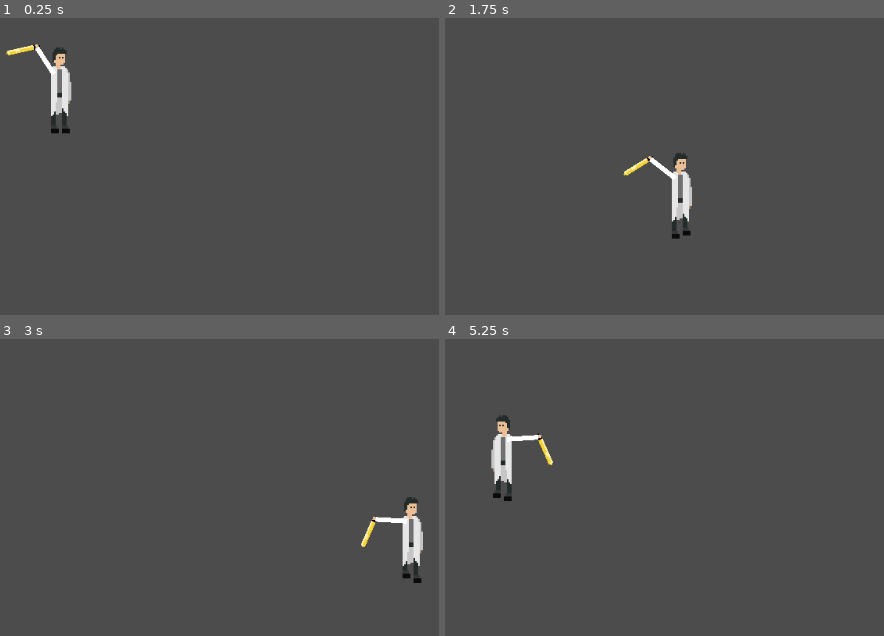
Above: before the commit, frames 1-4 (two rows, left to right).
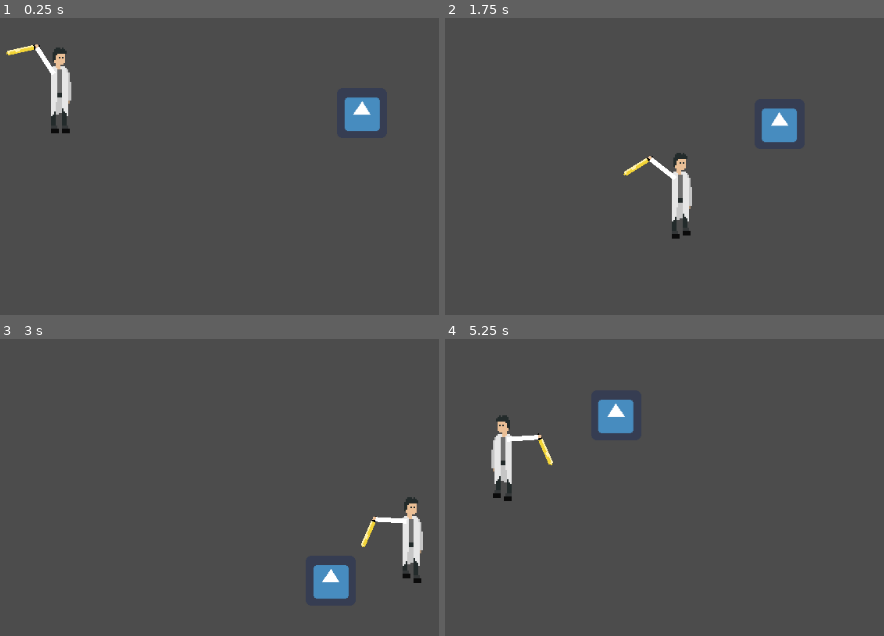
Above: after the commit, the same moments.

Repository: MarinMario/ludum-dare-46
Game: Godot game, scene res://testWorld.tscn
The game is run twice, just before and just after one commit, with the same random seed, the same clock (stepped at 60 frames per second) and the same inputs. Before the commit the project has no main scene; this scene is started directly in both runs. The engine's default icon, where the game draws it, is replaced by a stand-in: a white triangle on a blue panel in a dark square.
Inputs (mouse positions are in pixels of both pictures, inside the frame that each line leads up to):
- Up to frame 1 (0.25 s): no input
- Up to frame 2 (1.75 s): tap Enter at 0.5 s; move the mouse to (outside the picture) at 0.52 s; hold Right (ui_right) 0.53-1.28 s; move the mouse to (603, 121) at 1.27 s; hold Down (ui_down) from 1.28 s (still down)
- Up to frame 3 (3 s): move the mouse to (outside the picture) at 2.02 s; release Down (ui_down) at 2.03 s; hold Right (ui_right) 2.03-2.78 s; move the mouse to (280, 514) at 2.77 s; hold Up (ui_up) from 2.78 s (still down)
- Up to frame 4 (5.25 s): move the mouse to (outside the picture) at 3.52 s; release Up (ui_up) at 3.53 s; hold Left (ui_left) 3.53-5.03 s; move the mouse to (524, 350) at 4.27 s; move the mouse to (804, 419) at 5.02 s; hold Down (ui_down) from 5.03 s (still down)

The runs differ from the first frame. In frame 1, 0.9% of the frame differs, in the area x 78-87%, y 26-39%; in frame 2, 1.0%, in the area x 71-81%, y 30-43%; in frame 3, 0.9%; in frame 4, 1.0%.

Commit message:
feat: enemy that follows the player

Diff:
--- /dev/null
+++ b/game/enemies/enemy1/enemy1.gd
@@ -0,0 +1,51 @@
+extends KinematicBody2D
+
+onready var followPlayer = false
+var target : Node2D
+var targetPosition : Vector2
+var direction := Vector2()
+var velocity := Vector2()
+
+var shouldUpdateTargetPos = false
+
+export var speed = 250
+
+onready var anim = "idle"
+
+func _physics_process(delta):
+
+	if shouldUpdateTargetPos:
+		updateTargetPos(delta)
+	else: followPlayer = false
+
+	if followPlayer:
+		direction = (targetPosition - self.position).normalized()
+		velocity = direction * speed
+		move_and_slide(velocity)
+
+	$body/AnimatedSprite.play(anim)
+	if velocity != Vector2():
+		anim = "move"
+	else: anim = "idle"
+
+	if velocity.x < 0:
+		$body.scale.x = -1
+	elif velocity.x > 0:
+		$body.scale.x = 1
+
+func _on_detectArea_body_entered(body):
+	if body.name == "player":
+		target = body
+		shouldUpdateTargetPos = true
+
+func _on_detectArea_body_exited(body):
+	if body.name == "player":
+		shouldUpdateTargetPos = false
+
+var updateTargetTimer = 0
+func updateTargetPos(delta):
+	updateTargetTimer += delta
+	if updateTargetTimer >= 0.5:
+		followPlayer = true
+		targetPosition = target.position
+		updateTargetTimer = 0
--- /dev/null
+++ b/game/enemies/enemy1/enemy1.tscn
@@ -0,0 +1,45 @@
+[gd_scene load_steps=6 format=2]
+
+[ext_resource path="res://enemies/enemy1/enemy1.gd" type="Script" id=1]
+[ext_resource path="res://icon.png" type="Texture" id=2]
+
+[sub_resource type="RectangleShape2D" id=2]
+extents = Vector2( 34.2726, 34.3118 )
+
+[sub_resource type="SpriteFrames" id=1]
+animations = [ {
+"frames": [ ExtResource( 2 ) ],
+"loop": false,
+"name": "idle",
+"speed": 0.0
+}, {
+"frames": [ ExtResource( 2 ) ],
+"loop": true,
+"name": "move",
+"speed": 20.0
+} ]
+
+[sub_resource type="CircleShape2D" id=3]
+radius = 213.789
+
+[node name="enemy1" type="KinematicBody2D"]
+script = ExtResource( 1 )
+
+[node name="CollisionShape2D" type="CollisionShape2D" parent="."]
+shape = SubResource( 2 )
+
+[node name="body" type="Node2D" parent="."]
+
+[node name="AnimatedSprite" type="AnimatedSprite" parent="body"]
+frames = SubResource( 1 )
+animation = "move"
+
+[node name="detectArea" type="Area2D" parent="."]
+
+[node name="CollisionShape2D" type="CollisionShape2D" parent="detectArea"]
+shape = SubResource( 3 )
+
+[node name="setTargetTimer" type="Timer" parent="."]
+wait_time = 0.1
+[connection signal="body_entered" from="detectArea" to="." method="_on_detectArea_body_entered"]
+[connection signal="body_exited" from="detectArea" to="." method="_on_detectArea_body_exited"]
--- a/game/player/player.gd
+++ b/game/player/player.gd
@@ -1,8 +1,10 @@
 extends KinematicBody2D
+
+var health = 100
 
 var velocity = Vector2()
 var speed = 300
-var anim = ""
+onready var anim = "idle"
 
 func _physics_process(delta):
 	velocity = Vector2()
@@ -27,3 +29,7 @@
 		$body.scale.x = -1
 	elif motion.x > 0:
 		$body.scale.x = 1
+
+func take_damage():
+	randomize()
+	health -= rand_range(0, 10)
--- a/game/player/playerHand.gd
+++ b/game/player/playerHand.gd
@@ -1,10 +1,8 @@
 extends Node2D
-
 
 func _process(delta):
 	$hand.look_at(get_global_mouse_position())
 
-
 func _on_sword_body_entered(body):
 	if body.is_in_group("enemy"):
 		body.take_damage()
--- a/game/project.godot
+++ b/game/project.godot
@@ -16,6 +16,7 @@
 [application]
 
 config/name="Ludum Dare 46"
+run/main_scene="res://testWorld.tscn"
 config/icon="res://icon.png"
 
 [importer_defaults]
--- a/game/testWorld.tscn
+++ b/game/testWorld.tscn
@@ -1,8 +1,12 @@
-[gd_scene load_steps=2 format=2]
+[gd_scene load_steps=3 format=2]
 
 [ext_resource path="res://player/player.tscn" type="PackedScene" id=1]
+[ext_resource path="res://enemies/enemy1/enemy1.tscn" type="PackedScene" id=2]
 
 [node name="testWorld" type="Node2D"]
 
 [node name="player" parent="." instance=ExtResource( 1 )]
 position = Vector2( 178.745, 289.516 )
+
+[node name="enemy1" parent="." instance=ExtResource( 2 )]
+position = Vector2( 566.823, 318.09 )
